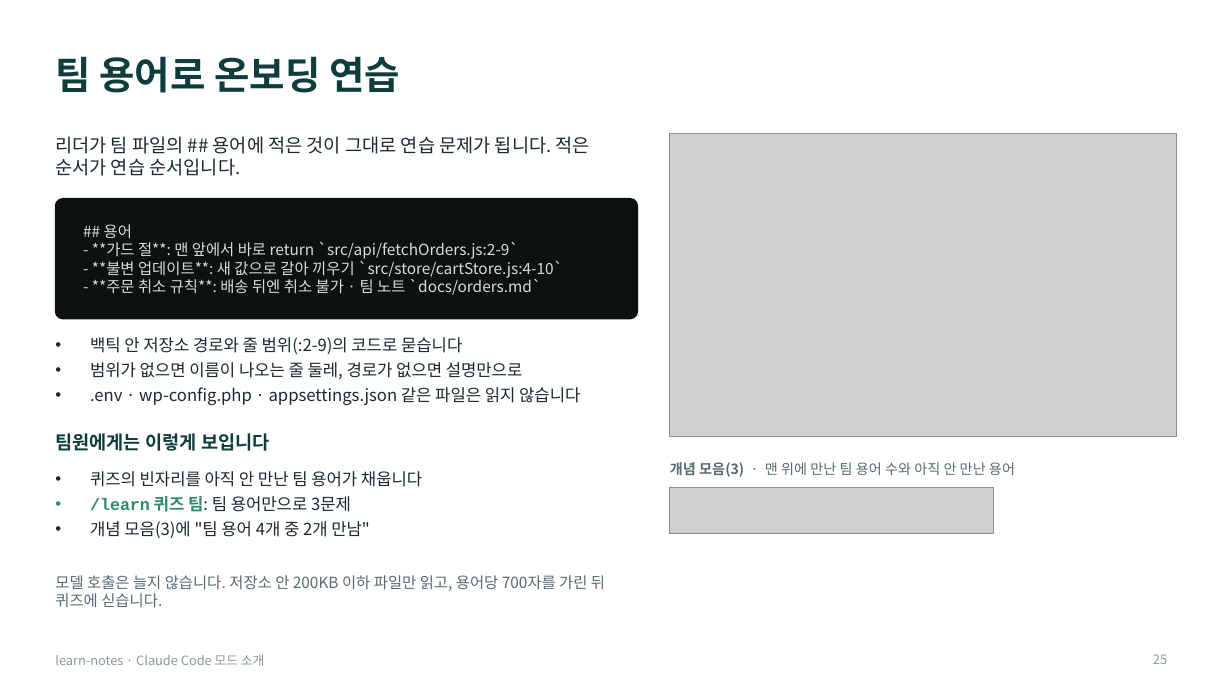
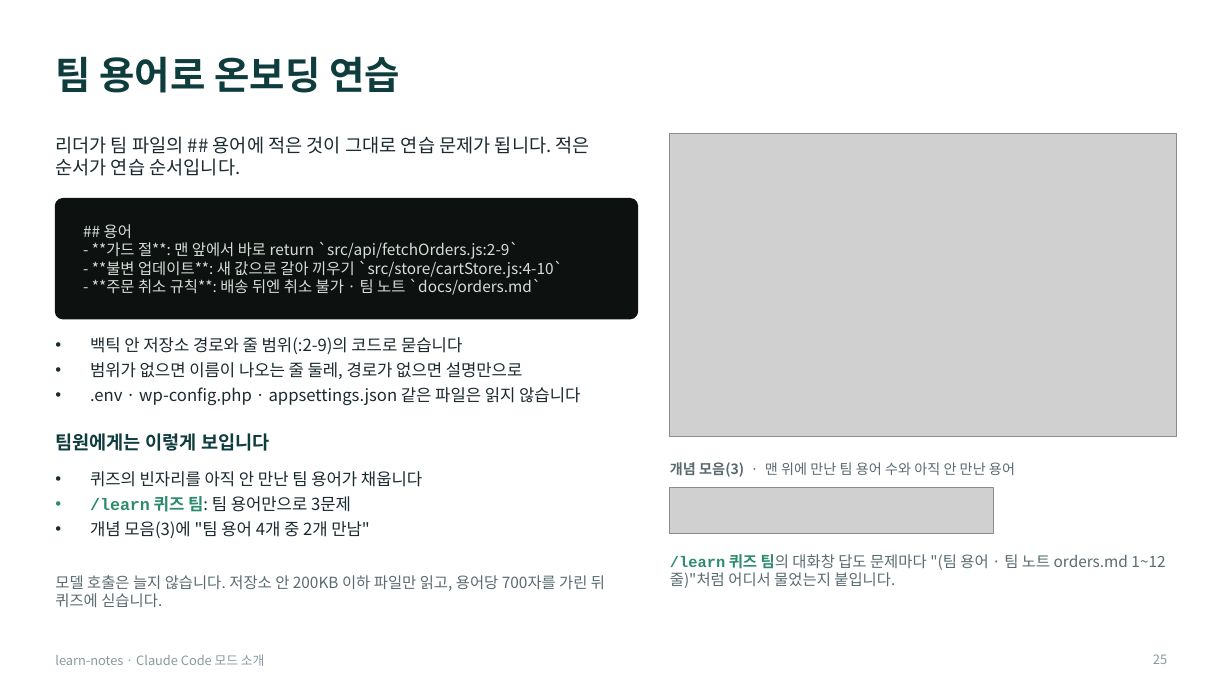
Before and after one commit to Owen-YC/learn-notes, a slide deck: slide 25 of docs/team/learn-notes-intro.pptx. Drawn at 1232x693 pixels with LibreOffice and Linux fonts; fonts in the diff are those of the drawing; grey boxes stand for pictures. Boxes give left, top, right and bottom in pixels: in the first picture for what was removed or moved away, otherwise in the second. Text is boxed around its words. In the diff, an @@ line names an element or a change of style, - is before the commit and + after.

```diff
--- a/docs/team/learn-notes-intro.pptx
+++ b/docs/team/learn-notes-intro.pptx
@@ text added at [670,554,1165,588], 12 pt, text #5A6B70 @@
+/learn 퀴즈 팀의 대화창 답도 문제마다 "(팀 용어 · 팀 노트 orders.md 1~12줄)"처럼 어디서 물었는지 붙입니다.
```
Also in this commit, not shown: 11 other slides changed, 21 other files.
